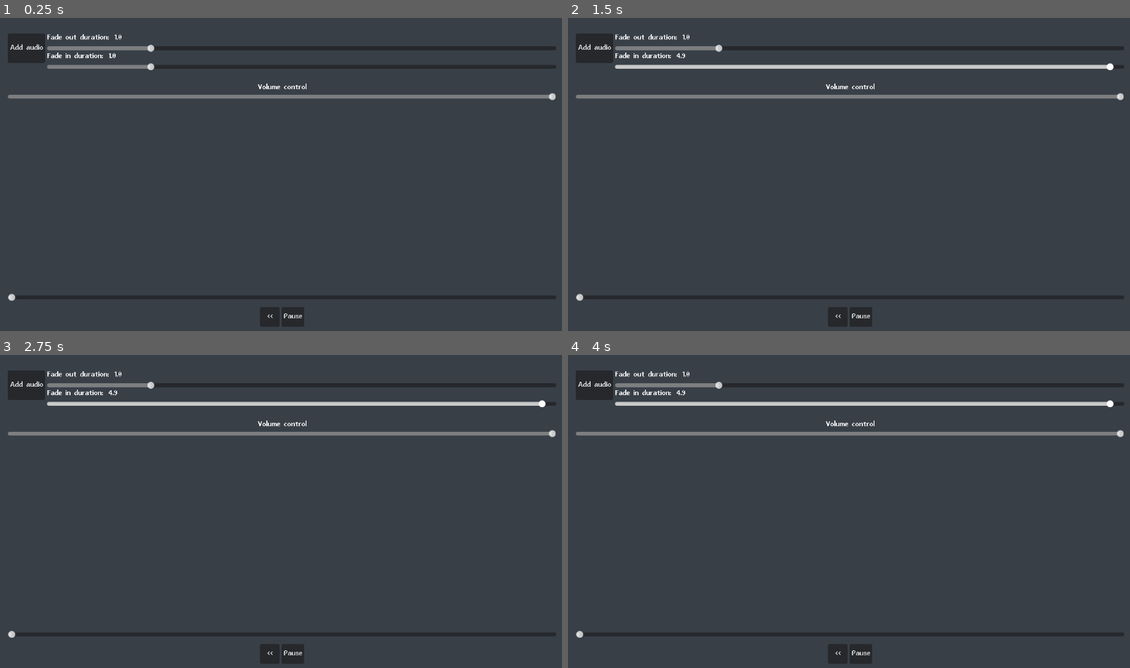
Above: before the commit, frames 1-4 (two rows, left to right).
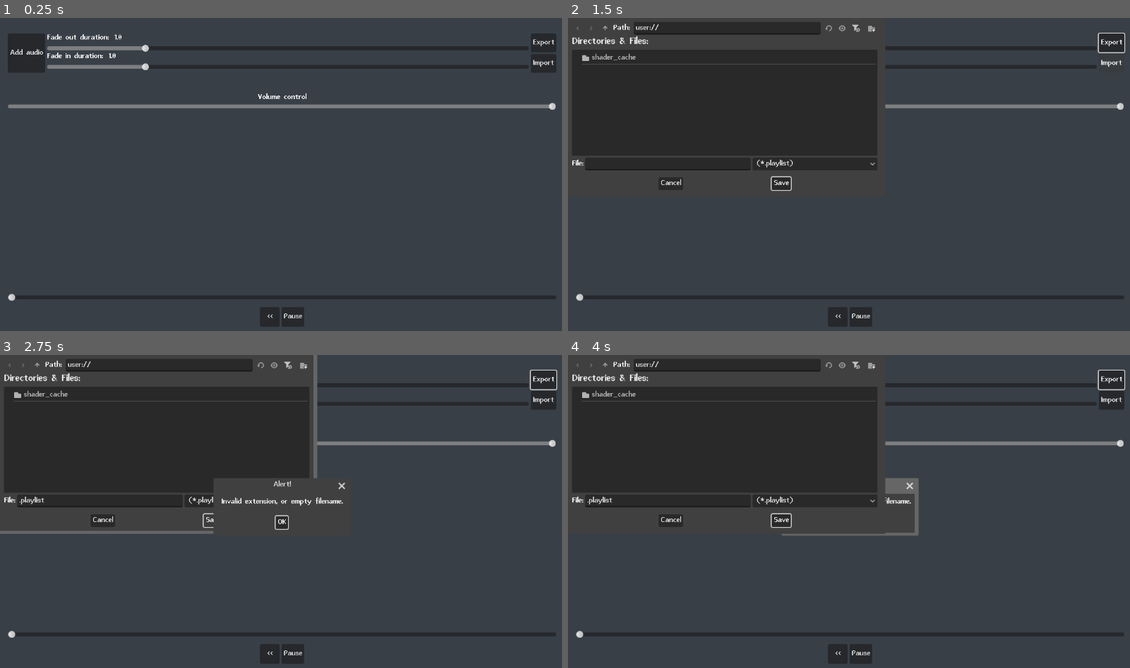
Above: after the commit, the same moments.

Repository: nikolr/multiplayer
Game: Godot game, scene res://src/main.tscn
The game is run twice, just before and just after one commit, with the same random seed, the same clock (stepped at 60 frames per second) and the same inputs.
Inputs (mouse positions are in pixels of both pictures, inside the frame that each line leads up to):
- Up to frame 1 (0.25 s): no input
- Up to frame 2 (1.5 s): click (1113, 43) at 0.5 s, where only the run after the commit has a clickable "Export"; click (1113, 64) at 1.25 s, where only the run after the commit has a clickable "Import"
- Up to frame 3 (2.75 s): click (213, 520) at 2 s, where only the run after the commit has a clickable "Save"
- Up to frame 4 (4 s): click (590, 364) at 2.77 s; click (590, 364) at 3.52 s

The runs differ from the first frame. In frame 1, 3.1% of the frame differs, in the area x 1-99%, y 4-30%; in frame 2, 25%; in frame 3, 24%; in frame 4, 25%, in the area x 0-100%, y 1-58%.

Commit message:
Added import and export

Diff:
--- a/src/data/track.gd
+++ b/src/data/track.gd
@@ -2,11 +2,13 @@
 
 @export var stream: AudioStreamMP3
 @export var filename: String
+@export var path: String
 
 static func create(path: String) -> Track:
 	var track: Track = Track.new()
 	track.stream = AudioStreamMP3.load_from_file(path)
 	track.filename = path.get_file().get_basename()
+	track.path = path
 	# Forget the plugins and just write your own title extraction logic here
 	return track
 
--- a/src/main.gd
+++ b/src/main.gd
@@ -5,6 +5,10 @@
 @export var volume: Volume
 @export var currently_playing_track_label: Label
 @export var file_dialog: FileDialog
+@export var playlist_export_file_dialog: FileDialog
+@export var playlist_import_file_dialog: FileDialog
+@export var export_button: Button
+@export var import_button: Button
 @export var dual_audio_server: DualAudioServer
 @export var track_list: VBoxContainer
 @export var progress: Progress
@@ -19,14 +23,17 @@
 
 #region Global
 var playback_position: float = 0.0
-var audio_queue: Array[Track]
 var transitioning: bool = false
 #endregion
 
 func _ready() -> void:
 	select_file_button.pressed.connect(_on_select_file_button_pressed)
+	export_button.pressed.connect(_on_export_button_pressed)
+	import_button.pressed.connect(_on_import_button_pressed)
 	file_dialog.file_selected.connect(_on_file_selected)
 	file_dialog.files_selected.connect(_on_files_selected)
+	playlist_export_file_dialog.file_selected.connect(_on_playlist_saved)
+	playlist_import_file_dialog.file_selected.connect(_on_playlist_selected)
 	previous_button.pressed.connect(_on_previous_button_pressed)
 	pause_button.pressed.connect(_on_pause_button_pressed)
 
@@ -35,14 +42,37 @@
 	dual_audio_server.primary_audio_server.finished.connect(_on_dual_audio_server_finished.bind(dual_audio_server.primary_audio_server))
 	dual_audio_server.secondary_audio_server.finished.connect(_on_dual_audio_server_finished.bind(dual_audio_server.secondary_audio_server))
 
+func _on_playlist_saved(path: String) -> void:
+	var tracks: Array[String] = []
+	for t in track_list.get_children():
+		tracks.append(t.track.path)
+	var playlist_data = JSON.stringify(tracks)
+	var file = FileAccess.open(path, FileAccess.WRITE)
+	file.store_string(playlist_data)
+	file.close()
+
+func _on_playlist_selected(path: String) -> void:
+	var file = FileAccess.open(path, FileAccess.READ)
+	var paths = JSON.parse_string(file.get_as_text())
+	for t in track_list.get_children():
+		_remove_track(t)
+	dual_audio_server.currently_in_use.stop()
+	playback_position = 0.0
+	progress.value = playback_position
+	print(paths)
+	_on_files_selected(paths)
+
 func _on_select_file_button_pressed() -> void:
 	file_dialog.show()
 
+func _on_export_button_pressed() -> void:
+	playlist_export_file_dialog.show()
+
+func _on_import_button_pressed() -> void:
+	playlist_import_file_dialog.show()
+
 func _on_file_selected(path: String) -> void:
-	print(path)
 	var track: Track = Track.create(path)
-	#track.stream.loop = true
-	audio_queue.append(track)
 	var track_ui: TrackUi = TRACK.instantiate()
 	track_ui.set_track(track)
 	track_ui.button.pressed.connect(_on_track_play_button_pressed.bind(track_ui))
@@ -52,23 +82,24 @@
 
 	track_list.add_child(track_ui)
 	if not dual_audio_server.currently_in_use.stream:
-		var primary_track = audio_queue[0]
-		dual_audio_server.currently_in_use.stream = primary_track.stream
-	print(audio_queue)
+		dual_audio_server.currently_in_use.stream = track.stream
 
 func _on_files_selected(paths: PackedStringArray) -> void:
 	for path: String in paths:
 		_on_file_selected(path)
 
 func _on_remove_button_pressed(track_ui: TrackUi) -> void:
+	_remove_track(track_ui)
+	if dual_audio_server.currently_in_use.stream == track_ui.track.stream:
+		playback_position = dual_audio_server.currently_in_use.get_playback_position()
+		dual_audio_server.currently_in_use.stop()
+
+func _remove_track(track_ui: TrackUi) -> void:
 	track_ui.button.pressed.disconnect(_on_track_play_button_pressed.bind(track_ui))
 	track_ui.up_button.pressed.disconnect(_on_up_button_pressed.bind(track_ui))
 	track_ui.down_button.pressed.disconnect(_on_down_button_pressed.bind(track_ui))
 	track_ui.remove_button.pressed.disconnect(_on_remove_button_pressed.bind(track_ui))
 	track_list.remove_child(track_ui)
-	if dual_audio_server.currently_in_use.stream == track_ui.track.stream:
-		playback_position = dual_audio_server.currently_in_use.get_playback_position()
-		dual_audio_server.currently_in_use.stop()
 
 func _on_up_button_pressed(track_ui: TrackUi) -> void:
 	var position_in_track_list: int = track_list.get_children().find(track_ui)
--- a/src/main.tscn
+++ b/src/main.tscn
@@ -9,7 +9,7 @@
 [sub_resource type="StyleBoxFlat" id="StyleBoxFlat_mun2e"]
 bg_color = Color(0.219608, 0.247059, 0.278431, 1)
 
-[node name="Main" type="Control" node_paths=PackedStringArray("select_file_button", "volume", "currently_playing_track_label", "file_dialog", "dual_audio_server", "track_list", "progress", "previous_button", "pause_button")]
+[node name="Main" type="Control" node_paths=PackedStringArray("select_file_button", "volume", "currently_playing_track_label", "file_dialog", "playlist_export_file_dialog", "playlist_import_file_dialog", "export_button", "import_button", "dual_audio_server", "track_list", "progress", "previous_button", "pause_button")]
 layout_mode = 3
 anchors_preset = 15
 anchor_right = 1.0
@@ -22,6 +22,10 @@
 volume = NodePath("Control/PanelContainer2/MarginContainer/VBoxContainer/Volume")
 currently_playing_track_label = NodePath("Control/PanelContainer2/MarginContainer/VBoxContainer/CurrentlyPlayingTrack")
 file_dialog = NodePath("FileDialog")
+playlist_export_file_dialog = NodePath("PlaylistExportFileDialog")
+playlist_import_file_dialog = NodePath("PlaylistImportFileDialog")
+export_button = NodePath("Control/PanelContainer2/MarginContainer/VBoxContainer/HBoxContainer2/VBoxContainer2/ExportButton")
+import_button = NodePath("Control/PanelContainer2/MarginContainer/VBoxContainer/HBoxContainer2/VBoxContainer2/ImportButton")
 dual_audio_server = NodePath("DualAudioServer")
 track_list = NodePath("Control/PanelContainer2/MarginContainer/VBoxContainer/TrackList")
 progress = NodePath("Control/PanelContainer2/MarginContainer/VBoxContainer/Progress")
@@ -81,6 +85,19 @@
 [node name="Label" parent="Control/PanelContainer2/MarginContainer/VBoxContainer/HBoxContainer2/VBoxContainer/FadeInSlider/VBoxContainer/HBoxContainer" index="0"]
 text = "Fade in duration: "
 
+[node name="VBoxContainer2" type="VBoxContainer" parent="Control/PanelContainer2/MarginContainer/VBoxContainer/HBoxContainer2"]
+layout_mode = 2
+
+[node name="ExportButton" type="Button" parent="Control/PanelContainer2/MarginContainer/VBoxContainer/HBoxContainer2/VBoxContainer2"]
+custom_minimum_size = Vector2(52, 38)
+layout_mode = 2
+text = "Export"
+
+[node name="ImportButton" type="Button" parent="Control/PanelContainer2/MarginContainer/VBoxContainer/HBoxContainer2/VBoxContainer2"]
+custom_minimum_size = Vector2(52, 38)
+layout_mode = 2
+text = "Import"
+
 [node name="CurrentlyPlayingTrack" type="Label" parent="Control/PanelContainer2/MarginContainer/VBoxContainer"]
 layout_mode = 2
 horizontal_alignment = 1
@@ -128,12 +145,18 @@
 access = 2
 filters = PackedStringArray("*.mp3")
 
-[node name="PlaylistFileDialog" type="FileDialog" parent="."]
+[node name="PlaylistExportFileDialog" type="FileDialog" parent="."]
+auto_translate_mode = 1
+ok_button_text = "Save"
+access = 1
+filters = PackedStringArray("*.playlist")
+
+[node name="PlaylistImportFileDialog" type="FileDialog" parent="."]
 auto_translate_mode = 1
 title = "Open a File"
 ok_button_text = "Open"
 file_mode = 0
-access = 2
-filters = PackedStringArray("*.mp3")
+access = 1
+filters = PackedStringArray("*.playlist")
 
 [editable path="Control/PanelContainer2/MarginContainer/VBoxContainer/HBoxContainer2/VBoxContainer/FadeInSlider"]
--- a/src/playlist/playlist.gd
+++ b/src/playlist/playlist.gd
@@ -1 +1,3 @@
-extends Resource
+class_name Playlist extends Resource
+
+@export var track_list: Array[Track] = []
